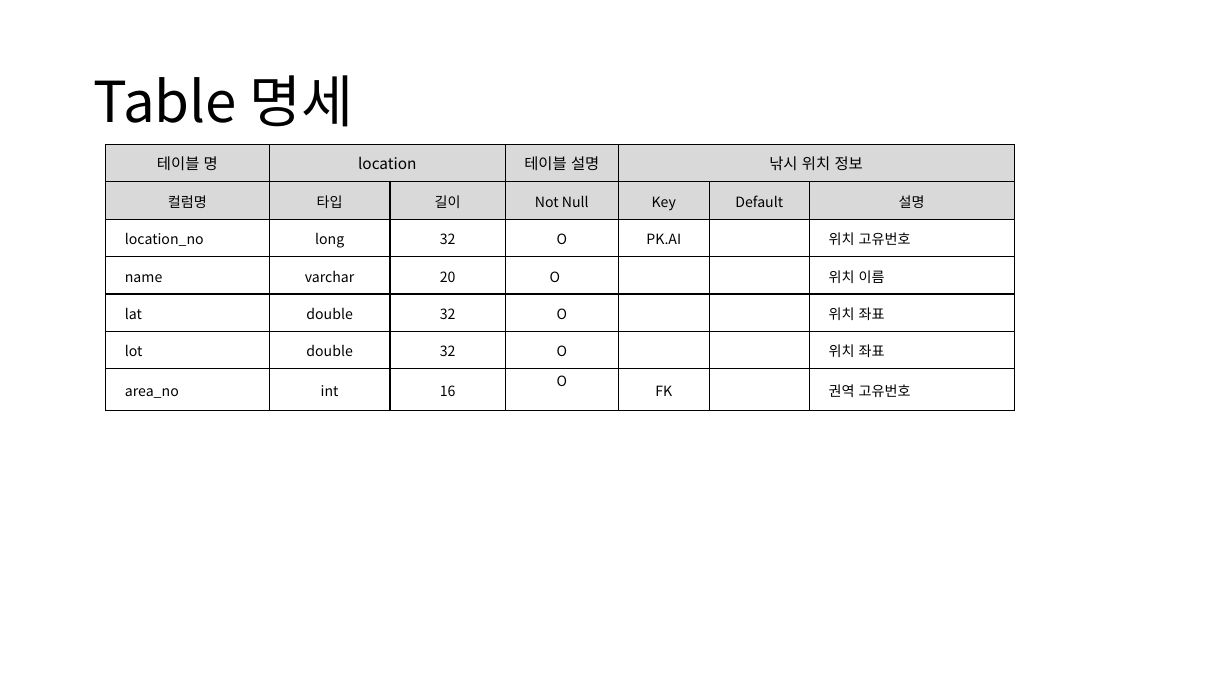
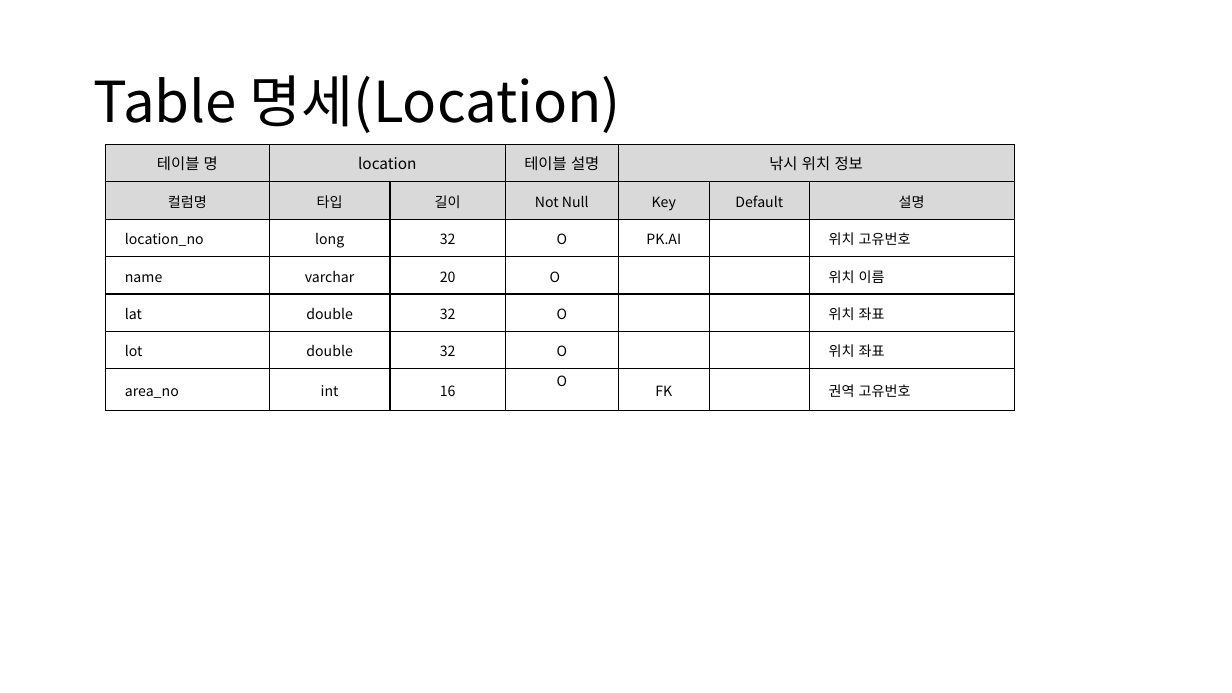
Before and after one commit to sujidaddy/workspace_miniproject, a slide deck: slide 62 of 미니프로젝트계획서제출용.pptx (slide 59 before the commit). Drawn at 1232x693 pixels with LibreOffice and Linux fonts; fonts in the diff are those of the drawing. Boxes give left, top, right and bottom in pixels: in the first picture for what was removed or moved away, otherwise in the second. Text is boxed around its words. In the diff, an @@ line names an element or a change of style, - is before the commit and + after.

```diff
--- a/미니프로젝트계획서제출용.pptx
+++ b/미니프로젝트계획서제출용.pptx
@@ title at [94, 75, 621, 133]: text changed @@
-Table 명세
+Table 명세(Location)
```
Also in this commit, not shown: 10 other slides changed, 5 slides added, 5 other files.
